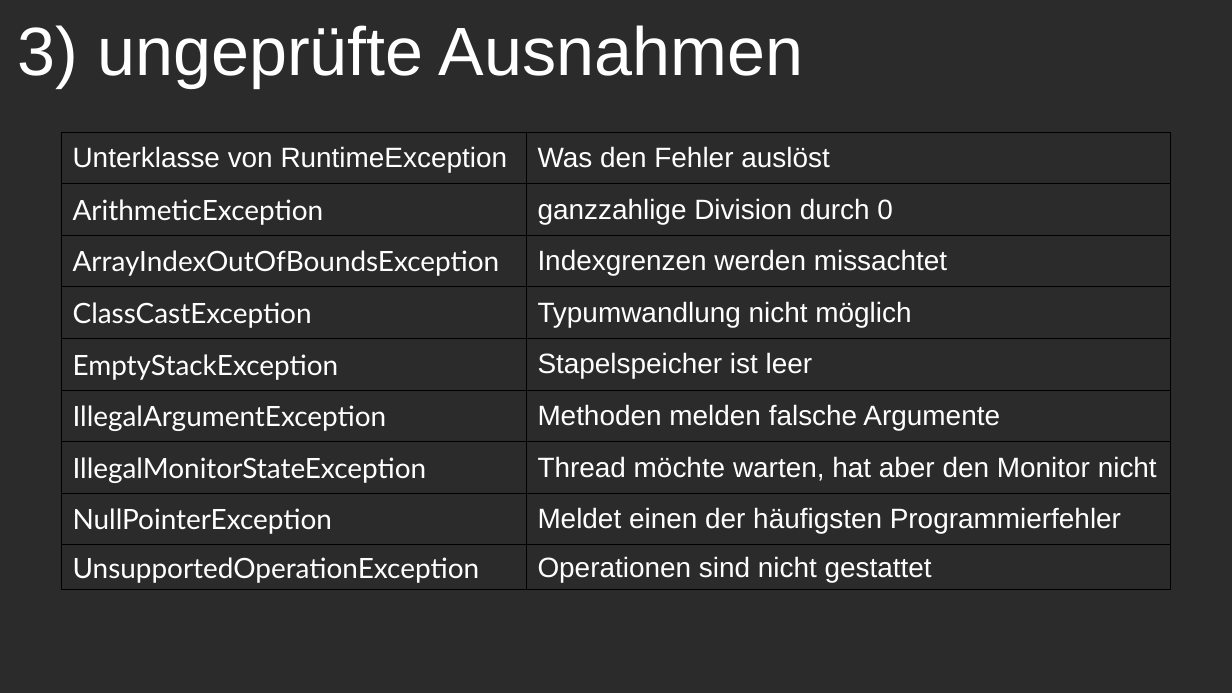
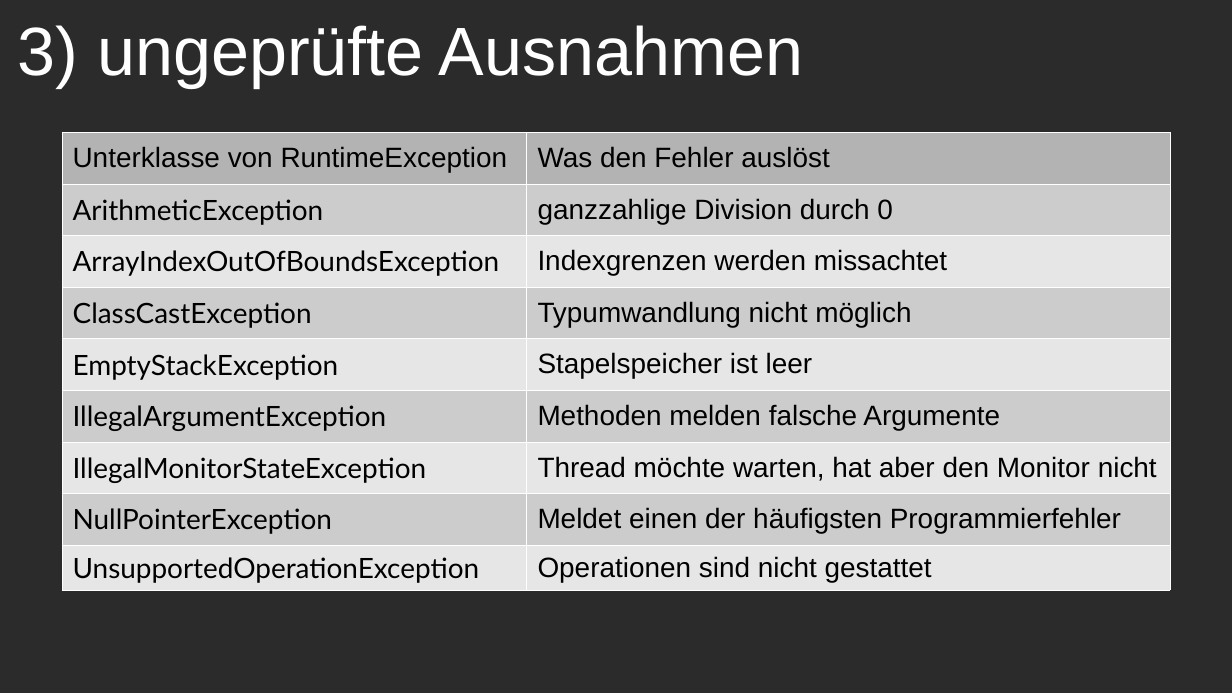
Before and after one commit to CodaCodalis/Graphic, a slide deck: slide 11 of resources/exceptions.odp. Drawn at 1232x693 pixels with LibreOffice and Linux fonts; fonts in the diff are those of the drawing; background and template pictures are left out; a plain dark background stands for a picture behind light text. Boxes give left, top, right and bottom in pixels: in the first picture for what was removed or moved away, otherwise in the second. Text is boxed around its words. In the diff, an @@ line names an element or a change of style, - is before the commit and + after.

```diff
--- a/resources/exceptions.odp
+++ b/resources/exceptions.odp
@@ table at bbox=[61, 132, 1171, 590] @@
@@ fill none to #B3B3B3 in row 1 @@
@@ fill none to #CCCCCC in 8 cells @@
@@ fill none to #E6E6E6 in 8 cells @@
@@ text colour #FFFFFF to #000000 @@
@@ borders changed @@
```
Also in this commit, not shown: 1 other slide changed, 1 other file.
